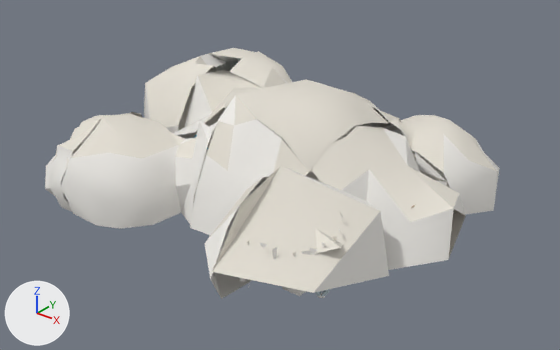
The COLLADA model cave/output/models/Cave_LOD2.dae: old version first, new version second.
Rendered twice from a camera (50 mm lens) standing at (47.2, -56.1, 35.6) and looking at (3.0, -0.9, 1.3). Arrows for +X, +Y and +Z are at lower left; the lights stay in place. The older version comes first. Vertices at exactly the same position are counted once.

Names of what the first picture shows: 'Cave_Rock_00_LOD2', 'Cave_Rock_01_LOD2', 'Cave_Rock_02_LOD2', 'Cave_Rock_10_LOD2', 'Cave_Rock_11_LOD2', 'Cave_Rock_12_LOD2', 'Cave_Rock_20_LOD2', 'Cave_Rock_21_LOD2', 'Cave_Rock_30_LOD2', 'Cave_Rock_31_LOD2', 'Cave_Rock_32_LOD2' and 3 more.
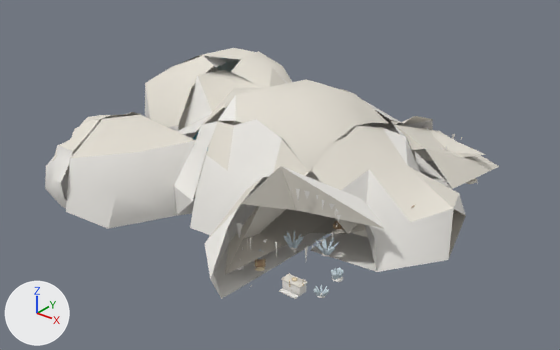
The change, as a list of edits to the scene's bpy script:
```text
Change me_cave_rock_10_lod2:
    used by ob_cave_rock_10_lod2; location = (-5.5, -11.8, 3.29)
    remove me_cave_rock_10_lod2.from_pydata(...)  # 108 vertices, 101 faces; spans x -5.5..5.5, y -5.3..5.3, z -4.86..4.86
    add me_cave_rock_10_lod2.from_pydata(...)  # 83 vertices, 51 faces; spans x -5.5..5.5, y -5.3..5.3, z -4.86..4.86
    me_cave_rock_10_lod2 part 1
    56 vertices are removed from x -5.5..5.5, y -5.3..5.3, z -4.75..4.44
    86 faces are deleted
    70 vertices are added at x -5.5..5.5, y -5.11..5.3, z -4.7..3.96
    28 new faces join them, mat_a_plaster (white #efece7)
    4 new faces join them, mat_b_floor (light grey #cec8bf)
    17 new faces join them, mat_d_stone (white #e5dfd4)
    other edits to the shape of me_cave_rock_10_lod2 do not show in these pictures
Change me_cave_rock_30_lod2:
    used by ob_cave_rock_30_lod2; location = (16.18, -13.18, 3.55)
    remove me_cave_rock_30_lod2.from_pydata(...)  # 90 vertices, 39 faces; spans x -5.18..5.18, y -6.68..6.68, z -5.09..5.09
    add me_cave_rock_30_lod2.from_pydata(...)  # 107 vertices, 38 faces; spans x -5.18..5.18, y -6.68..6.68, z -5.09..5.09
    me_cave_rock_30_lod2 part 2: 21 loose pieces with 63 vertices, spanning x -5.1..1.72, y -3.55..4.22, z -3.62..3.01, are deleted
    me_cave_rock_30_lod2 part 3
    15 vertices are removed from x -5.18..3.32, y -6.16..6.68, z -5.09..3.03
    15 faces are deleted
    95 vertices are added at x -4.1..2.64, y -3.45..6.68, z -3.65..3.09
    21 new faces join them, mat_a_plaster (white #efece7)
    14 new faces join them, mat_d_stone (white #e5dfd4)
    remove me_cave_rock_30_lod2.materials.append(mat_b_floor)  # light grey #cec8bf
Change me_cave_rock_32_lod2:
    used by ob_cave_rock_32_lod2; location = (16.18, 12.03, 2.58)
    remove me_cave_rock_32_lod2.from_pydata(...)  # 119 vertices, 100 faces; spans x -5.18..5.18, y -5.53..5.53, z -4.24..4.24
    add me_cave_rock_32_lod2.from_pydata(...)  # 96 vertices, 40 faces; spans x -5.18..5.18, y -5.53..5.53, z -4.24..4.24
    me_cave_rock_32_lod2 part 4
    47 vertices are removed from x -5.18..4.99, y -5.53..5.25, z -4.05..4.22
    78 faces are deleted
    84 vertices are added at x -5.18..3.29, y -5.53..5.15, z -1.51..4.24
    21 new faces join them, mat_a_plaster (white #efece7)
    1 new face joins them, mat_b_floor (light grey #cec8bf)
    16 new faces join them, mat_d_stone (white #e5dfd4)
    other edits to the shape of me_cave_rock_32_lod2 do not show in these pictures
```

What differs and where, as boxes [x1, y1, x2, y2] in the pictures (560 x 350 px):
'Cave_Rock_30_LOD2', reshaped: before [212, 166, 389, 293]; after [241, 166, 385, 287]
'Cave_Rock_10_LOD2', reshaped: before [61, 113, 217, 229]; after [66, 114, 217, 229]
'Cave_Rock_32_LOD2', reshaped: before [390, 115, 500, 215]; after [391, 121, 499, 189]
part 2 of me_cave_rock_30_lod2, deleted: before [240, 210, 341, 281]
part 3 of me_cave_rock_30_lod2, cut back: before [212, 166, 389, 293]; after [241, 166, 385, 259]
